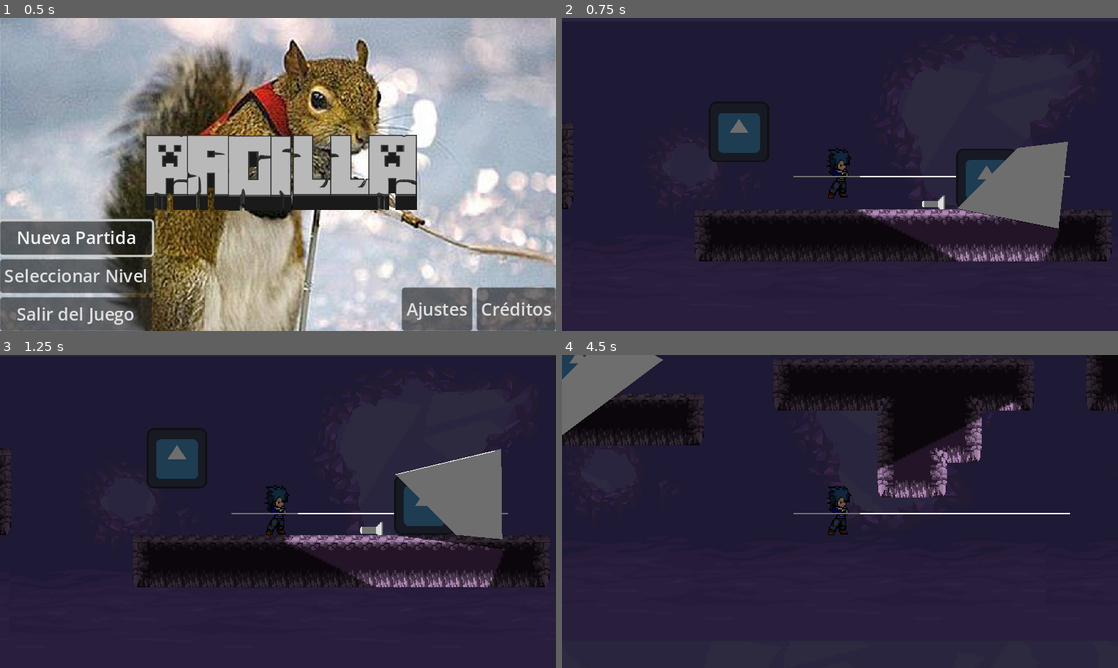
Above: before the commit, frames 1-4 (two rows, left to right).
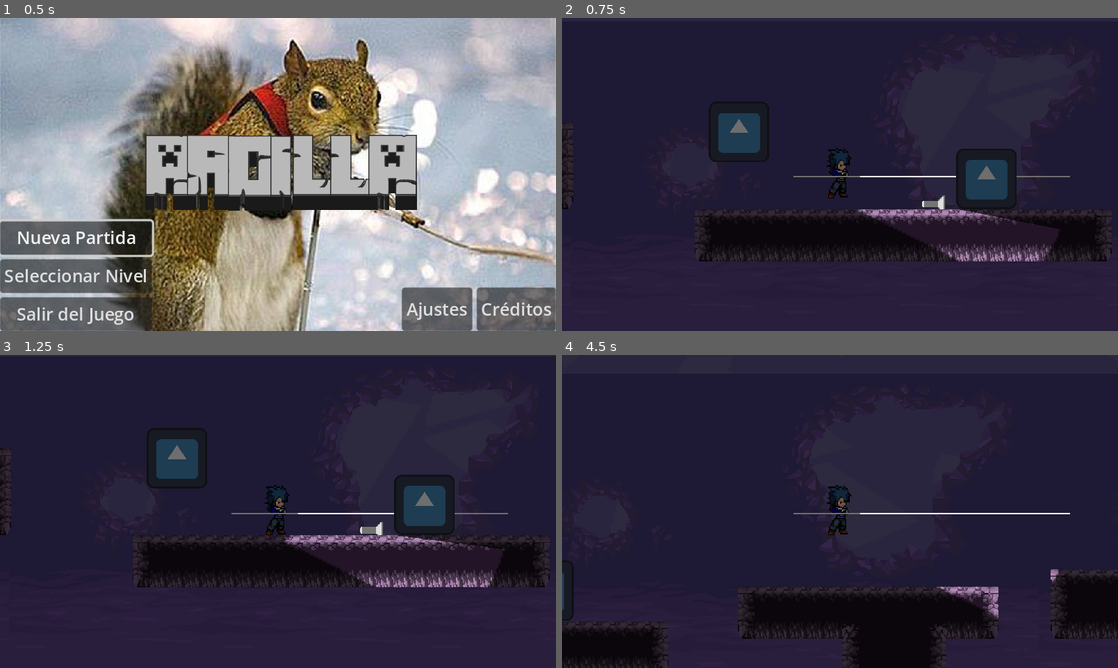
Above: after the commit, the same moments.

Repository: ChunchoMetalero/CC5408-Taller-de-Diseno-y-Desarrollo-de-Videojuegos
Game: Godot game, scene res://scenes/Main Game/menu_principal.tscn
Same seed, same stepped clock (60 frames per second), same inputs: the game is played once before the commit and once after it. The engine's default icon, where the game draws it, is replaced by a stand-in: a white triangle on a blue panel in a dark square.
Inputs (mouse positions are in pixels of both pictures, inside the frame that each line leads up to):
- Up to frame 1 (0.5 s): no input
- Up to frame 2 (0.75 s): click "Nueva Partida" at 0.5 s
- Up to frame 3 (1.25 s): no input
- Up to frame 4 (4.5 s): tap Enter at 1.25 s; move the mouse to (962, 495) at 1.27 s; hold I (Imprimir) 1.28-2.03 s; hold D (right) 1.28-2.78 s; tap W (jump) at 1.52, 2.27, 3.77 s; move the mouse to (728, 527) at 2.02 s; tap I (Imprimir) at 2.1, 3.8 s; move the mouse to (895, 442) at 2.77 s; hold A (left) 2.78-3.53 s; hold I (Imprimir) 2.78-3.53 s; tap Q (drop) at 2.85 s; move the mouse to (812, 574) at 3.52 s; hold D (right) from 3.53 s (still down); tap E (interact) at 3.6 s; move the mouse to (1006, 558) at 4.27 s; hold Space (light) from 4.28 s (still down)

Frame 1 is identical in both runs. In frame 2, 3.3% of the frame differs, in the area x 71-91%, y 39-68%; in frame 3, 3.4%; in frame 4, 27%, in the area x 0-100%, y 0-100%.

Commit message:
Mecanica luces terminada

Diff:
--- a/Linterna Profe/Luces v2.tscn
+++ b/Linterna Profe/Luces v2.tscn
@@ -3,10 +3,10 @@
 [ext_resource type="Texture2D" uid="uid://b3qlppn3kw1mc" path="res://icon.svg" id="1_qgk0m"]
 [ext_resource type="PackedScene" uid="uid://dwv5kn8pv8mya" path="res://Linterna Profe/luz.tscn" id="2_7cq45"]
 [ext_resource type="PackedScene" uid="uid://c1mg15ure05en" path="res://Linterna Profe/box.tscn" id="3_i04nc"]
-[ext_resource type="PackedScene" uid="uid://duhxccdq5wmyj" path="res://scenes/Elementos/player.tscn" id="4_j65vx"]
+[ext_resource type="Script" path="res://Linterna Profe/boxtest.gd" id="5_e5t4h"]
 
-[sub_resource type="RectangleShape2D" id="RectangleShape2D_eh3kr"]
-size = Vector2(127, 36)
+[sub_resource type="RectangleShape2D" id="RectangleShape2D_rflb0"]
+size = Vector2(123, 255)
 
 [node name="Luces v2" type="Node2D"]
 
@@ -17,56 +17,29 @@
 metadata/_edit_lock_ = true
 
 [node name="Box" parent="." instance=ExtResource("3_i04nc")]
-position = Vector2(167, 167)
+position = Vector2(235, 63)
 rotation = -0.829031
 scale = Vector2(0.2, 0.2)
+script = ExtResource("5_e5t4h")
 
 [node name="Luz" parent="." instance=ExtResource("2_7cq45")]
 position = Vector2(85, 140)
 metadata/_edit_lock_ = true
 
-[node name="Player" parent="." instance=ExtResource("4_j65vx")]
-position = Vector2(86, 26)
-scale = Vector2(0.7, 0.7)
-
-[node name="Piso" type="StaticBody2D" parent="."]
-position = Vector2(77, 86)
-metadata/_edit_group_ = true
-
-[node name="CollisionShape2D" type="CollisionShape2D" parent="Piso"]
-position = Vector2(0.5, 0)
-shape = SubResource("RectangleShape2D_eh3kr")
-
-[node name="Sprite2D" type="Sprite2D" parent="Piso"]
-scale = Vector2(1, 0.289063)
-texture = ExtResource("1_qgk0m")
-
 [node name="Box2" parent="." instance=ExtResource("3_i04nc")]
-position = Vector2(190, 82)
+position = Vector2(170, 160)
 rotation = -0.829031
 scale = Vector2(0.2, 0.2)
 
-[node name="Piso2" type="StaticBody2D" parent="."]
-position = Vector2(130, 217)
+[node name="NoBOX" type="StaticBody2D" parent="."]
+position = Vector2(98, 86)
+scale = Vector2(0.2, 0.2)
 metadata/_edit_group_ = true
 
-[node name="CollisionShape2D" type="CollisionShape2D" parent="Piso2"]
-position = Vector2(0.5, 0)
-shape = SubResource("RectangleShape2D_eh3kr")
+[node name="CollisionPolygon2D" type="CollisionShape2D" parent="NoBOX"]
+shape = SubResource("RectangleShape2D_rflb0")
 
-[node name="Sprite2D" type="Sprite2D" parent="Piso2"]
-scale = Vector2(1, 0.289063)
+[node name="Sprite2D" type="Sprite2D" parent="NoBOX"]
+modulate = Color(1, 0, 0, 1)
+scale = Vector2(1, 2)
 texture = ExtResource("1_qgk0m")
-
-[node name="Piso3" type="StaticBody2D" parent="."]
-position = Vector2(368, 91)
-rotation = -1.55509
-metadata/_edit_group_ = true
-
-[node name="CollisionShape2D" type="CollisionShape2D" parent="Piso3"]
-position = Vector2(0.5, 0)
-shape = SubResource("RectangleShape2D_eh3kr")
-
-[node name="Sprite2D" type="Sprite2D" parent="Piso3"]
-scale = Vector2(1, 0.289063)
-texture = ExtResource("1_qgk0m")
--- a/Linterna Profe/box.gd
+++ b/Linterna Profe/box.gd
@@ -1,84 +1,23 @@
 class_name Box
-extends StaticBody2D
+extends AnimatableBody2D
 
-#SOMBRA:
-@onready var colision_sombra: CollisionPolygon2D = $ColisionSombra
-@onready var sombra_visible: Polygon2D = $SombraVisible
-
-@onready var vertices: Node2D = $Vertices
 @onready var test_line_a: Line2D = $TestLineA
 @onready var test_line_b: Line2D = $TestLineB
-var shadow_enabled: bool
+@onready var vertices: Node2D = $Vertices
 
-func _ready() -> void:
-	test_line_a.top_level = true
-	test_line_b.top_level = true
-	shadow_enabled = false
-
+func delete_collision() -> void:
+	test_line_a.clear_points()
+	test_line_b.clear_points()
 
 func get_vertices() -> Array[Vector2]:
 	var result: Array[Vector2]
 	result.assign(vertices.get_children().map(func(v: Marker2D): return v.global_position))
 	return result
 
-func create_collision(center: Vector2, vertex_a: Vector2, vertex_b: Vector2,segmentos: Array) -> void:
-	var paquete_vertices = PackedVector2Array()
+func create_collision(center: Vector2, from_to_a: Vector2, to_a: Vector2, from_to_b: Vector2, to_b : Vector2) -> void:
 	test_line_a.clear_points()
-	var direction_A = center.direction_to(vertex_a).normalized()
-	var duplex_A = get_length_shadow(vertex_a, direction_A ,segmentos,"Sup")
-	#test_line_a.add_point(duplex_A[0])
-	#test_line_a.add_point(duplex_A[1])
 	test_line_b.clear_points()
-	var direction_B = center.direction_to(vertex_b).normalized()
-	var duplex_B = get_length_shadow(vertex_b, direction_B ,segmentos,"Bot")
-	#test_line_b.add_point(duplex_B[0])
-	#test_line_b.add_point(duplex_B[1])
-	paquete_vertices.append(to_local(duplex_A[0]))
-	paquete_vertices.append(to_local(duplex_A[1]))
-	paquete_vertices.append(to_local(duplex_B[1]))
-	paquete_vertices.append(to_local(duplex_B[0]))
-	colision_sombra.polygon = paquete_vertices
-	sombra_visible.polygon = paquete_vertices
-
-
-func get_length_shadow(from_to: Vector2, direction: Vector2,segmentos:Array,tipo:String):
-	var vertices: Array[Vector2] = []
-	for segment in segmentos:
-		var start_segment = segment[0]
-		var end_segment = segment[1]
-		var to_a = from_to + direction * 200
-		var intersect = Geometry2D.segment_intersects_segment(from_to,to_a,start_segment,end_segment)
-		if (intersect != null):
-			vertices.append(from_to)
-			vertices.append(intersect)
-			return vertices
-	if tipo == "Bot":
-		direction = direction.rotated(-PI/2)
-		for segment in segmentos:
-			var start_segment = segment[0]
-			var end_segment = segment[1]
-			var to_a = from_to + direction * 50
-			var intersect = Geometry2D.segment_intersects_segment(from_to,to_a,start_segment,end_segment)
-			if (intersect != null):
-				var result = [intersect,start_segment]
-				return result
-	if tipo == "Sup":
-		direction = direction.rotated(PI/2)
-		for segment in segmentos:
-			var start_segment = segment[0]
-			var end_segment = segment[1]
-			var to_a = from_to + direction * 50
-			var intersect = Geometry2D.segment_intersects_segment(from_to,to_a,start_segment,end_segment)
-			if (intersect != null):
-				var result = [intersect,end_segment]
-				return result
-	var result = [from_to,from_to]
-	return result
-
-
-
-func delete_collision() ->void:
-	colision_sombra.polygon.clear()
-	sombra_visible.polygon.clear()
-	#test_line_a.clear_points()
-	#test_line_b.clear_points()
+	test_line_a.add_point(to_local(from_to_a))
+	test_line_a.add_point(to_local(to_a))
+	test_line_b.add_point(to_local(from_to_b))
+	test_line_b.add_point(to_local(to_b))
--- a/Linterna Profe/box.tscn
+++ b/Linterna Profe/box.tscn
@@ -9,7 +9,7 @@
 [sub_resource type="RectangleShape2D" id="RectangleShape2D_s71t2"]
 size = Vector2(128, 128)
 
-[node name="Box" type="StaticBody2D"]
+[node name="Box" type="AnimatableBody2D"]
 script = ExtResource("1_x6jh8")
 
 [node name="Fondo" type="Sprite2D" parent="."]
--- /dev/null
+++ b/Linterna Profe/boxtest.gd
@@ -0,0 +1,5 @@
+extends Box
+
+
+func _physics_process(delta: float) -> void:
+	global_position = get_global_mouse_position()
--- a/Linterna Profe/luz.gd
+++ b/Linterna Profe/luz.gd
@@ -1,36 +1,61 @@
 extends PointLight2D
 
+@onready var area_2d: Area2D = $Area2D
+@onready var collision_polygon_2d: CollisionPolygon2D = $Area2D/CollisionPolygon2D
+@onready var top_marker: Marker2D = $TopMarker
+@onready var bottom_marker: Marker2D = $BottomMarker
 
-@onready var area_2d: Area2D = $Area2D
-@onready var collision_area: CollisionPolygon2D = $Area2D/CollisionPolygon2D
+#Test zone
+@onready var debug_line: Line2D = $DebugLine
 
 var boxes: Array[Box]
-var perimeter_segments
+var perimeter_segments = []
+var polygon_local = []
+var collision_layer_temporal = 3
 const TOLERANCE = 0.1
-
+var error_Vector = Vector2(-9999999,-9999999)
 
 func _ready() -> void:
+	''' Conexión y desconexión del area con la escena'''
 	area_2d.body_entered.connect(_on_body_entered)
 	area_2d.body_exited.connect(_on_body_exited)
-	var paquete_vertices = collision_area.get_polygon()
+
+	''' Calculo de segementos del la luz '''
+	var paquete_vertices = collision_polygon_2d.get_polygon()
 	var num_segmentos = paquete_vertices.size()
-	perimeter_segments = []
 	for i in range(num_segmentos):
 		var point_a = paquete_vertices[i] + global_position
-		point_a = point_a
+		polygon_local.append(point_a)
 		var point_b
 		if i == num_segmentos - 1:
 			point_b = paquete_vertices[0] + global_position
 		else:
 			point_b = paquete_vertices[i+1] + global_position
-		point_b = point_b
 		perimeter_segments.append([point_a, point_b])
+	debug_line.clear_points()
 
+func _on_body_entered(body: Node) -> void:
+	if body is Box:
+		boxes.append(body)
+		print("Dentro")
 
+func _on_body_exited(body: Node) -> void:
+	if body is Box:
+		print("Fuera")
+		boxes.erase(body)
+		body.delete_collision()
+
+func _input(event: InputEvent) -> void:
+	if event.is_action_pressed("Imprimir"):
+		print(boxes)
 
 func _physics_process(delta: float) -> void:
 	for box in boxes:
 		var vertices = box.get_vertices()
+
+		''' CASOS BORDE '''
+
+		''' La caja está tapada por otro objeto.'''
 		var non_occluded_vertices: Array[Vector2] = []
 		var space_state = get_world_2d().direct_space_state
 		var other_boxes_rids = boxes.filter(func(v) : return v != box).map(func(v): return v.get_rid())
@@ -41,12 +66,16 @@
 			var result = space_state.intersect_ray(query)
 			if not result or (result.position - vertex).length_squared() < TOLERANCE:
 				non_occluded_vertices.push_back(vertex)
-		# change cordinate system
+		# Si hay menos de 1 vertice tapado no se hace una sombra
+		if non_occluded_vertices.size() < 1:
+			box.delete_collision()
+			continue
+		'''  --------------------------------- '''
+
+		''' Cambio sistema de cordenados. Detección top and bottom '''
 		var x_axis = global_position.direction_to(box.global_position)
 		var y_axis = x_axis.rotated(PI/2)
 		var t = Transform2D(x_axis, y_axis, box.global_position)
-		if non_occluded_vertices.size() < 2:
-			box.delete_collision()
 		var top_vertex_ty = 0
 		var bottom_vertex_ty = 0
 		var top_vertex
@@ -60,24 +89,67 @@
 			if(t_position.y > bottom_vertex_ty):
 				bottom_vertex_ty = t_position.y
 				bottom_vertex = vertex
+		'''  --------------------------------- '''
+		''' Top/bottom vertex demasiado encima del perimetro del area'''
+		''' ---------------------------------- '''
+
+		var intersect_top
+		var intersect_bottom
 		if top_vertex and bottom_vertex:
-			box.create_collision(global_position, top_vertex, bottom_vertex,perimeter_segments)
+			''' La caja no esta completamente dentro del area. '''
+			var vertices_fuera: Array[Vector2] = []
+			for vertex in vertices:
+				var estado_vertice = Geometry2D.is_point_in_polygon(vertex,polygon_local)
+				if not estado_vertice:
+					vertices_fuera.append(vertex)
+			if vertices_fuera.size() != 0:
+				if top_vertex in vertices_fuera and bottom_vertex in vertices_fuera:
+					box.delete_collision()
+					continue
+				if top_vertex in vertices_fuera:
+					top_vertex = get_intersection_raycast(box,top_marker.position)
+					intersect_top = to_global(top_marker.position)
+				if bottom_vertex in vertices_fuera:
+					bottom_vertex = get_intersection_raycast(box,bottom_marker.position)
+					intersect_bottom = to_global(bottom_marker.position)
+				if bottom_vertex == error_Vector or top_vertex == error_Vector:
+					print("AAAAAAA")
+					box.delete_collision()
+					continue
 
 
 
-func _input(event: InputEvent) -> void:
-	if event.is_action_pressed("Imprimir"):
-		print(boxes)
+			'''  --------------------------------- '''
+			''' La caja es una caja ideal '''
+			if not intersect_top:
+				intersect_top = get_intersection_polygon(top_vertex,global_position.direction_to(top_vertex).normalized())
+			if not intersect_bottom:
+				intersect_bottom = get_intersection_polygon(bottom_vertex, global_position.direction_to(bottom_vertex).normalized())
 
-func _on_body_entered(body: Node) -> void:
-	if body is Box:
-		boxes.append(body)
-		body.shadow_enabled = true
-		print("AAAA")
+			box.create_collision(global_position, top_vertex,intersect_top, bottom_vertex,intersect_bottom)
 
-func _on_body_exited(body: Node) -> void:
-	if body is Box:
-		print("BBB")
-		boxes.erase(body)
-		body.shadow_enabled = false
-		body.delete_collision()
+func get_intersection_polygon(vertice:Vector2,direction:Vector2) -> Vector2:
+	for segment in perimeter_segments:
+		var start_segment = segment[0]
+		var end_segment = segment[1]
+		var to_a = vertice + direction * 200
+		var intersect = Geometry2D.segment_intersects_segment(vertice,to_a,start_segment,end_segment)
+		if (intersect != null):
+			return intersect
+	return vertice
+
+func get_intersection_raycast(body:Box, from_to: Vector2)-> Vector2:
+	var space_state = get_world_2d().direct_space_state
+	debug_line.clear_points()
+	debug_line.add_point(from_to)
+	#debug_line.add_point(to_local(global_position))
+	var query = PhysicsRayQueryParameters2D.create(from_to + global_position,global_position)
+	query.set_collide_with_areas(false)
+	var result = space_state.intersect_ray(query)
+	if result:
+		#print(result)
+		#print(from_to,result.position)
+		#debug_line.add_point(result.position)
+		return result.position
+	#print("AAAAAA")
+	return error_Vector
